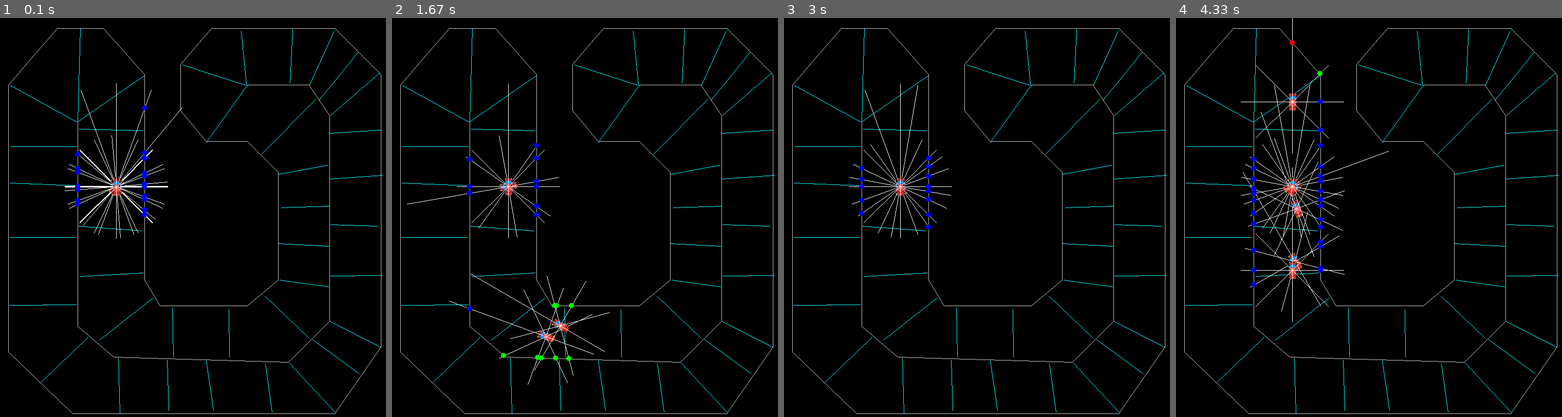
Above: before the commit, frames 1-4 (left to right).
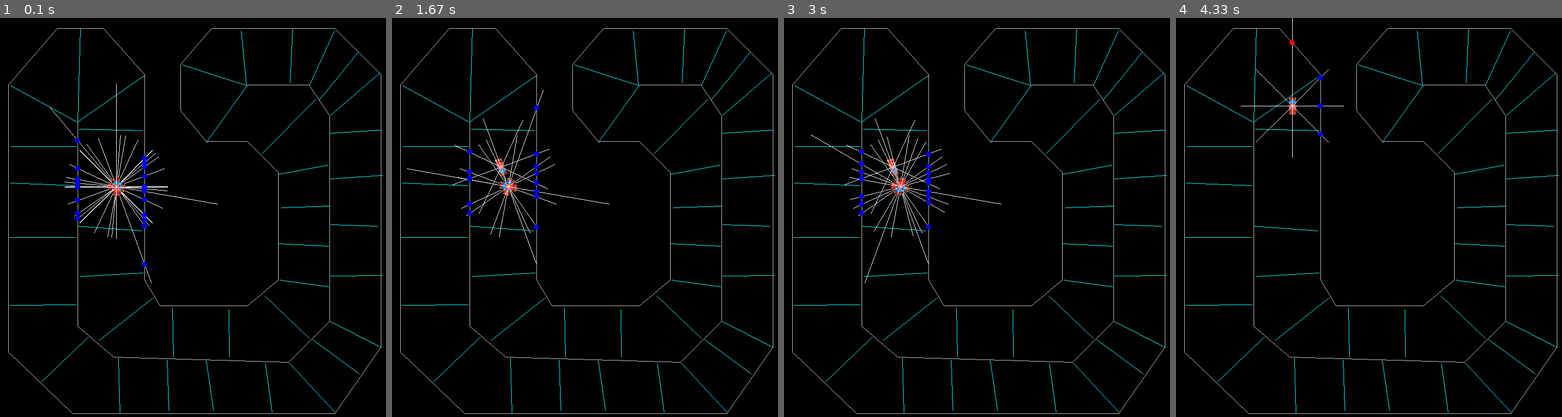
Above: after the commit, the same moments.

Repository: techwithtim/Pygame-Car-Racer
Game: pygame game, started from tutorial2-code/main.py
The game is run twice, just before and just after one commit, with the same random seed, the same clock (stepped at 60 frames per second) and the same inputs.
Inputs:
- Up to frame 1 (0.1 s): no input
- Up to frame 2 (1.67 s): no input
- Up to frame 3 (3 s): no input
- Up to frame 4 (4.33 s): no input

The runs differ from the first frame. In frame 1, 0.8% of the frame differs, in the area x 12-57%, y 16-67%; in frame 2, 1.5%; in frame 3, 0.9%; in frame 4, 1.6%, in the area x 16-56%, y 11-77%.

Commit message:
taking action works
after a long battle the "take action" works. i can say that i dont fully get numpy but its ok rn. time to fix the genetic algorithm!

Diff:
--- a/tutorial2-code/main.py
+++ b/tutorial2-code/main.py
@@ -1,3 +1,4 @@
+import numpy
 import pygame
 import numpy as np
 import math
@@ -43,7 +44,7 @@
 
 
 class AbstractCar:
-    def __init__(self, max_vel, rotation_vel):
+    def __init__(self, max_vel, rotation_vel, wi=None, bi=None, w1=None, b1=None):
         self.img = self.IMG
         self.max_vel = max_vel
         self.vel = 0
@@ -55,12 +56,31 @@
         self.index_of_bonus_line = 0
         self.next_bonus_line = BONUS_LINES[self.index_of_bonus_line]
         self.sensors = []
-        self.input_layer = []
+        self.input_layer = numpy.zeros((8, 1))
         self.points_sensor = []
-        self.weights_input_layer = (2 * np.random.rand(6, 8) - 1)
-        self.bias_input_layer = (2 * np.random.rand(1, 6) - 1)
-        self.weights_l1 = (2 * np.random.rand(6, 4) - 1).T
-        self.bias_l1 = (2 * np.random.rand(1, 4) - 1).T
+        if wi is not None:
+            print("not nun")
+            self.weights_input_layer = wi
+        else:
+            self.weights_input_layer = (2 * np.random.rand(6, 8) - 1)
+        if bi is not None:
+            print("not nun 2")
+
+            self.bias_input_layer = bi
+        else:
+            self.bias_input_layer = (2 * np.random.rand(1, 6) - 1)
+        if w1 is not None:
+            print("not nun 3")
+
+            self.weights_l1 = w1
+        else:
+            self.weights_l1 = (2 * np.random.rand(4, 6) - 1)
+        if b1 is not None:
+            print("not nun 4")
+
+            self.bias_l1 = b1
+        else:
+            self.bias_l1 = (2 * np.random.rand(1, 4) - 1)
 
     def rotate(self, left=False, right=False):
         if left:
@@ -155,7 +175,7 @@
             else:
                 points.append(None)
                 distances.append(400)
-        self.input_layer = distances
+        self.input_layer = np.array(distances)
         self.points_sensor = points
 
     def reset(self):
@@ -164,23 +184,23 @@
         self.vel = 0
         self.index_of_bonus_line = 0
         self.next_bonus_line = BONUS_LINES[0]
-        print(self.score)
         self.score = 0
 
     def take_action(self):
 
-        self.input_layer = np.array(self.input_layer)
         weighted_sum_input_layer = np.dot(self.weights_input_layer, self.input_layer) + self.bias_input_layer
-
+        print(weighted_sum_input_layer.shape, "weighted sum input layer ")
         input_layer_results = np.arctan(weighted_sum_input_layer)
-        # print(input_layer_results, "input layer results")
-
-        weighted_sum_layer_1 = np.dot(self.weights_l1, input_layer_results.T) + self.bias_l1
-        # print(weighted_sum_layer_1, "weighted_sum_layer_1")
-        output_layer = (np.arctan(weighted_sum_layer_1))
-
-        moved = False
+        print(input_layer_results.T.shape, "input layer results, TRANSPOSED")
+        weighted_sum_layer_1 = np.dot(self.weights_l1, input_layer_results.T)
+        print(weighted_sum_layer_1.shape, "weighted sum layer 1")
+        weighted_sum_layer_1 += self.bias_l1.T
+
+        output_layer = np.arctan(weighted_sum_layer_1)
+
         decided_action = np.argmax(output_layer)
+        print(decided_action, "decided action")
+
         if decided_action == 0:
             self.rotate(left=True)
         elif decided_action == 1:
@@ -228,29 +248,100 @@
 images = [(GRASS, (0, 0)), (TRACK, (0, 0)),
           (FINISH, FINISH_POSITION), (TRACK_BORDER, (0, 0))]
 
-# Creation of cars
+
+def create_next_generation(_car_scores_and_values):
+    print("boom")
+    epsilon = 0.05
+    _car_array = []
+    if len(_car_scores_and_values) <= 1:
+        return None
+    top_score, top_values = _car_scores_and_values.pop(0)
+    second_score, second_values = _car_scores_and_values.pop(0)
+    for car in _car_scores_and_values:
+        score, values = car
+        if score >= top_score:
+            top_score = score
+            top_values = values
+        elif score >= second_score:
+            second_score = score
+            second_values = values
+    twi, tbi, tw1, tb1 = top_values
+    swi, sbi, sw1, sb1 = second_values
+    nwi = np.zeros((6, 8))
+    nbi = np.zeros((1, 6))
+    nw1 = np.zeros((4, 6))
+    nb1 = np.zeros((1, 4))
+    print("TopG:", twi)
+    need_to_mutate_wi = []
+    if top_score < 0:
+        epsilon = 0.9
+    for y in range(len(twi[0])):
+        for x in range(len(twi)):
+            if abs(twi[x][y] - swi[x][y]) <= epsilon:
+                nwi[x][y] = twi[x][y]
+            else:
+                need_to_mutate_wi.append((x, y))
+
+    need_to_mutate_w1 = []
+    for y in range(len(tw1[0])):
+        for x in range(len(tw1)):
+
+            if np.random.random() > epsilon:  # abs(tw1[x][y] - sw1[x][y]) <= epsilon:
+
+                nw1[x][y] = tw1[x][y]
+            else:
+                need_to_mutate_w1.append((x, y))
+
+    need_to_mutate_bi = []
+    for y in range(len(tbi[0])):
+        if np.random.random() > epsilon:  # abs(tbi[0][y] - sbi[0][y]) <= epsilon:
+            nbi[0][y] = tbi[0][y]
+        else:
+            need_to_mutate_bi.append(y)
+
+    need_to_mutate_b1 = []
+    for y in range(len(tb1[0])):
+        if np.random.random() > epsilon:
+            nb1[0][y] = tb1[0][y]  # + sb1[0][y]) / 2
+        else:
+            need_to_mutate_b1.append(y)
+
+    for r in range(1, 10):
+        for coordinates in need_to_mutate_wi:
+            x, y = coordinates
+            mutation = np.random.uniform(-1, 1)
+            print(mutation, "mutiation")
+            nwi[x][y] = mutation
+        for coordinates in need_to_mutate_w1:
+            x, y = coordinates
+            mutation = np.random.uniform(-1, 1)
+            print(mutation, "mutiation")
+            nw1[x][y] = mutation
+        for coordinates in need_to_mutate_bi:
+            y = coordinates
+            mutation = np.random.uniform(-1, 1)
+            print(mutation, "mutiation")
+            nbi[0][y] = mutation
+        for coordinates in need_to_mutate_b1:
+            y = coordinates
+            mutation = np.random.uniform(-1, 1)
+            print(mutation, "mutiation")
+            nb1[0][y] = mutation
+        _car_array.append(PlayerCar(100, 100, nwi, nbi, nw1, nb1))
+        # if r == 1:
+        #     print("i created this loser:", nwi)
+
+    return _car_array
 
 
 car_array = []
 
 for j in range(1, 10):
-    temp = PlayerCar(10, 10)
+    temp = PlayerCar(100, 100)
     car_array.append(temp)
 runs = 0
 car_scores_and_values = []
 while run:
-    if runs <= 200:
-        pass
-    else:
-        print(car_scores_and_values)
-        car_array = []
-        for j in range(1, 10):
-            temp = PlayerCar(10, 10)
-            car_array.append(temp)
-        car_scores_and_values = []
-
-        runs = 0
-
     clock.tick(FPS)
     pygame.display.update()
     draw(WIN, car_array)
@@ -272,7 +363,6 @@
         pygame.display.update()
         if c.collide():
             c.crash()
-
             car_scores_and_values.append((c.score, (c.weights_input_layer, c.bias_input_layer,
                                                     c.weights_l1, c.bias_l1)))
             c.reset()
@@ -285,9 +375,18 @@
                     c.index_of_bonus_line = -1
                 c.score += 1000
                 c.index_of_bonus_line += 1
-                print("Bonus!")
+                # print("Bonus!")
                 c.next_bonus_line = BONUS_LINES[c.index_of_bonus_line]
+
+    if runs <= 200:
+        pass
+    else:
+        for _c in car_array:
+            car_scores_and_values.append((_c.score, (_c.weights_input_layer, _c.bias_input_layer, _c.weights_l1, _c.bias_l1)))
+            _c.reset()
+
+        car_array = create_next_generation(car_scores_and_values)
+        runs = 0
     runs += 1
-    print(runs)
 
 pygame.quit()
